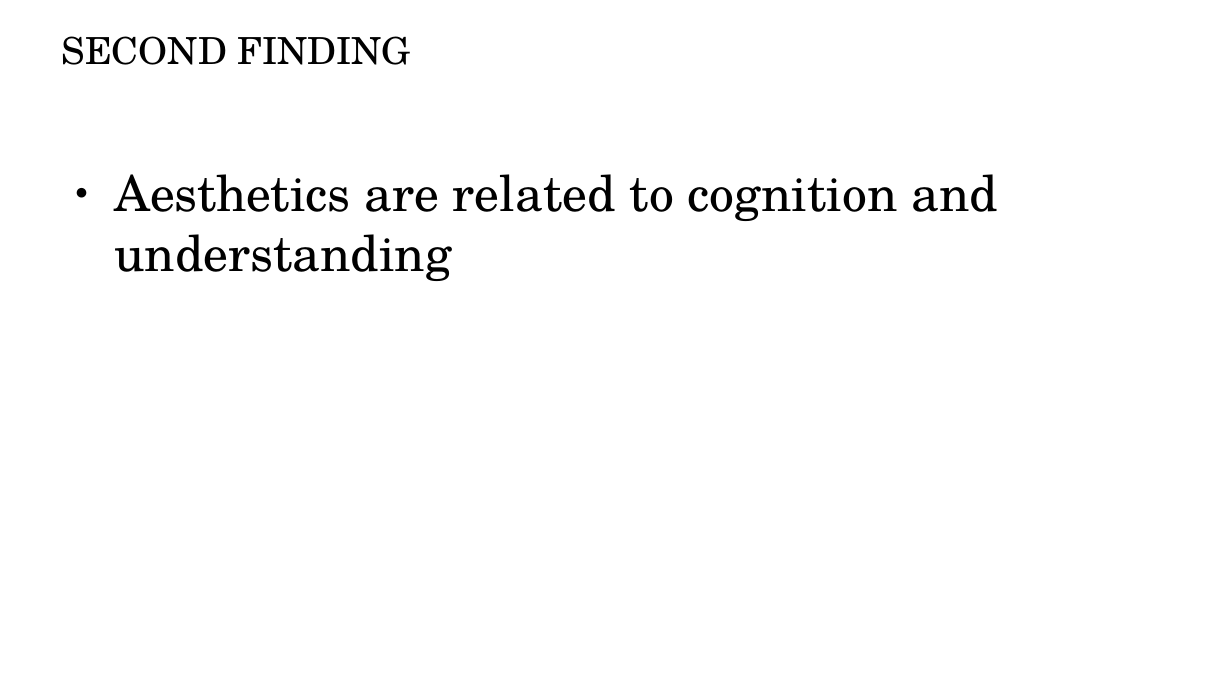
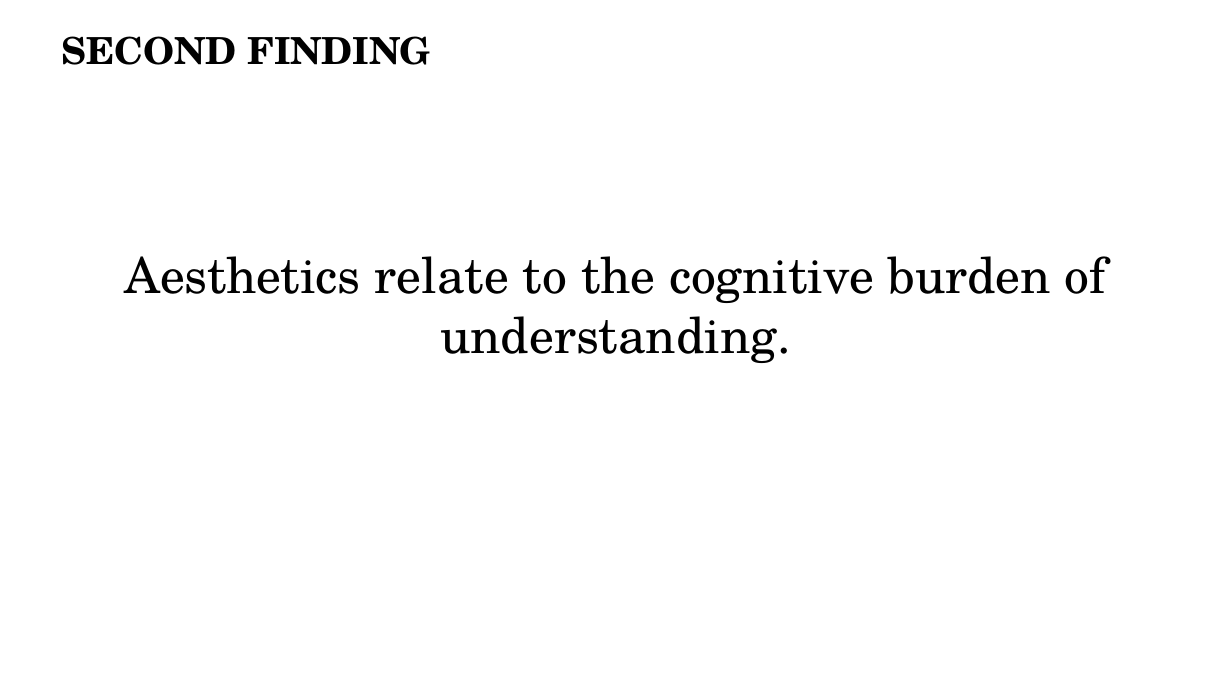
Before and after one commit to periode/thesis, a slide deck: slide 17 of jury/soutenance/Soutenance.odp (slide 12 before the commit). Drawn at 1232x693 pixels with LibreOffice and Linux fonts; fonts in the diff are those of the drawing. Boxes give left, top, right and bottom in pixels: in the first picture for what was removed or moved away, otherwise in the second. Text is boxed around its words. In the diff, an @@ line names an element or a change of style, - is before the commit and + after.

```diff
--- a/jury/soutenance/Soutenance.odp
+++ b/jury/soutenance/Soutenance.odp
@@ title "SECOND FINDING" at (62, 36, 431, 65): bold on @@
@@ text at (124, 256, 1106, 363): text changed @@
-● Aesthetics are related to cognition and understanding
+Aesthetics relate to the cognitive burden of understanding.
```
Also in this commit, not shown: 11 other slides changed, 24 slides added, 12 slides removed, 7 other files.
